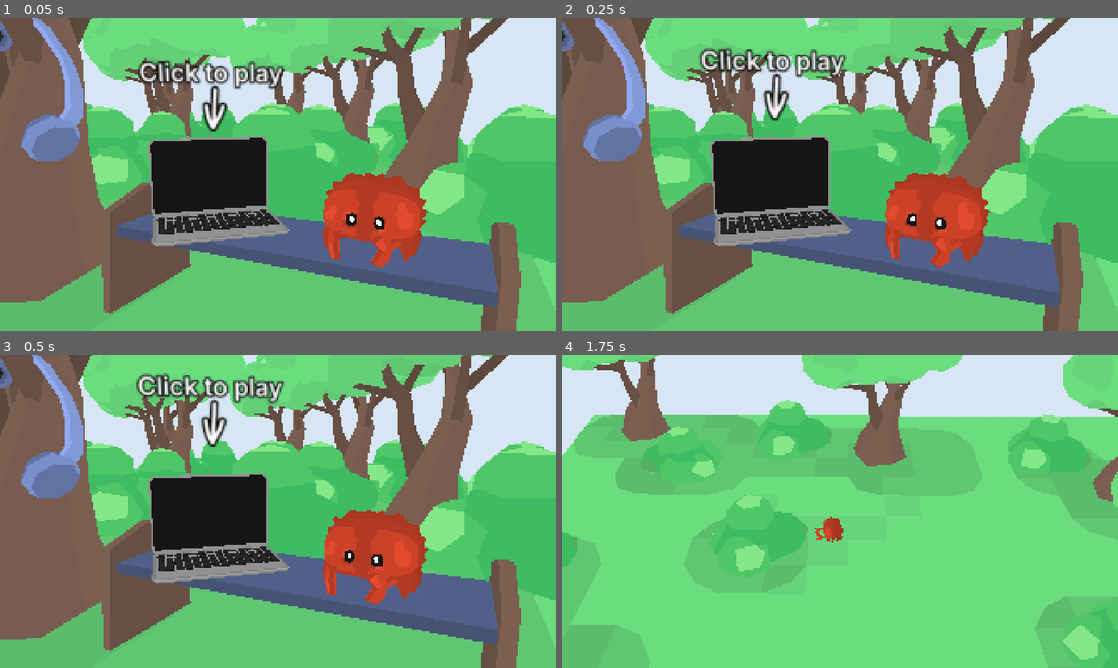
Above: before the commit, frames 1-4 (two rows, left to right).
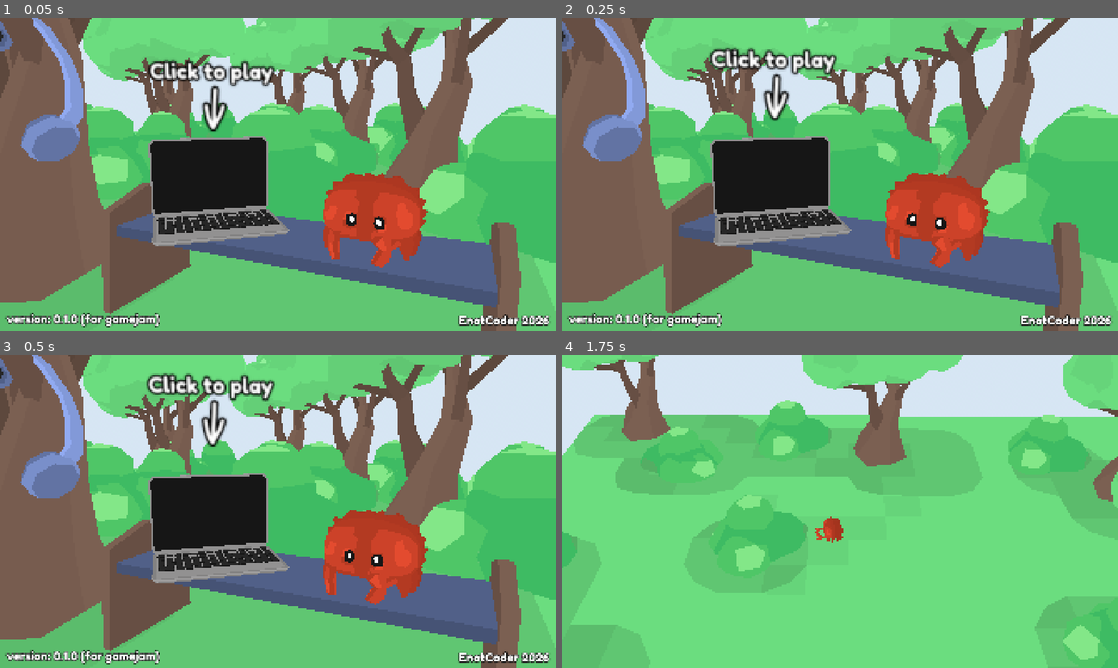
Above: after the commit, the same moments.

Repository: EnotCoder/my_friend_is_fgoty
Game: Godot game, scene res://scenes/main.tscn
Same seed, same stepped clock (60 frames per second), same inputs: the game is played once before the commit and once after it.
Inputs (mouse positions are in pixels of both pictures, inside the frame that each line leads up to):
- Up to frame 1 (0.05 s): no input
- Up to frame 2 (0.25 s): no input
- Up to frame 3 (0.5 s): no input
- Up to frame 4 (1.75 s): move the mouse to (962, 495) at 0.52 s; tap A (A) at 0.6, 1.55 s; click (962, 495) at 0.67 s; tap S (S) at 0.8, 1.35 s; move the mouse to (728, 527) at 1.27 s; click (728, 527) at 1.42 s

The runs differ from the first frame. In frame 1, 2.6% of the frame differs, in the area x 0-100%, y 13-99%; in frame 2, 2.7%; in frame 3, 2.7%, in the area x 0-100%, y 5-99%; in frame 4, nothing differs.

Commit message:
add text and font

Diff:
--- a/action_scene/player.tscn
+++ b/action_scene/player.tscn
@@ -3,6 +3,97 @@
 [ext_resource type="ArrayMesh" uid="uid://b2xqyvwksgquv" path="res://meshes/rust.res" id="1_3n37v"]
 [ext_resource type="Script" uid="uid://0j34jvgvhvbk" path="res://scripts/player/player.gd" id="1_o3x7v"]
 [ext_resource type="Script" uid="uid://dwefwf7k7rxpj" path="res://scripts/player/fall_part.gd" id="2_gmi33"]
+[ext_resource type="FontFile" uid="uid://bhielboa5e5rv" path="res://ui/font.ttf" id="3_gbxs5"]
+
+[sub_resource type="Animation" id="Animation_gbxs5"]
+length = 0.001
+tracks/0/type = "value"
+tracks/0/imported = false
+tracks/0/enabled = true
+tracks/0/path = NodePath("poor_crab:scale")
+tracks/0/interp = 1
+tracks/0/loop_wrap = true
+tracks/0/keys = {
+"times": PackedFloat32Array(0),
+"transitions": PackedFloat32Array(1),
+"update": 0,
+"values": [Vector2(1e-05, 1e-05)]
+}
+tracks/1/type = "value"
+tracks/1/imported = false
+tracks/1/enabled = true
+tracks/1/path = NodePath("you_bad:scale")
+tracks/1/interp = 1
+tracks/1/loop_wrap = true
+tracks/1/keys = {
+"times": PackedFloat32Array(0),
+"transitions": PackedFloat32Array(1),
+"update": 0,
+"values": [Vector2(0, 0)]
+}
+
+[sub_resource type="Animation" id="Animation_gnbup"]
+resource_name = "fade_in"
+length = 0.6
+tracks/0/type = "value"
+tracks/0/imported = false
+tracks/0/enabled = true
+tracks/0/path = NodePath("poor_crab:scale")
+tracks/0/interp = 1
+tracks/0/loop_wrap = true
+tracks/0/keys = {
+"times": PackedFloat32Array(0, 0.19999999),
+"transitions": PackedFloat32Array(1, 1),
+"update": 0,
+"values": [Vector2(1e-05, 1e-05), Vector2(1, 1)]
+}
+tracks/1/type = "value"
+tracks/1/imported = false
+tracks/1/enabled = true
+tracks/1/path = NodePath("you_bad:scale")
+tracks/1/interp = 1
+tracks/1/loop_wrap = true
+tracks/1/keys = {
+"times": PackedFloat32Array(0.4, 0.6),
+"transitions": PackedFloat32Array(1, 1),
+"update": 0,
+"values": [Vector2(0, 0), Vector2(1, 1)]
+}
+
+[sub_resource type="Animation" id="Animation_if2w1"]
+resource_name = "fade_out"
+length = 0.19999999999999998
+tracks/0/type = "value"
+tracks/0/imported = false
+tracks/0/enabled = true
+tracks/0/path = NodePath("you_bad:scale")
+tracks/0/interp = 1
+tracks/0/loop_wrap = true
+tracks/0/keys = {
+"times": PackedFloat32Array(0, 0.2),
+"transitions": PackedFloat32Array(1, 1),
+"update": 0,
+"values": [Vector2(1, 1), Vector2(1e-05, 1e-05)]
+}
+tracks/1/type = "value"
+tracks/1/imported = false
+tracks/1/enabled = true
+tracks/1/path = NodePath("poor_crab:scale")
+tracks/1/interp = 1
+tracks/1/loop_wrap = true
+tracks/1/keys = {
+"times": PackedFloat32Array(0, 0.2),
+"transitions": PackedFloat32Array(1, 1),
+"update": 0,
+"values": [Vector2(1, 1), Vector2(1e-05, 1e-05)]
+}
+
+[sub_resource type="AnimationLibrary" id="AnimationLibrary_3b8k8"]
+_data = {
+&"RESET": SubResource("Animation_gbxs5"),
+&"fade_in": SubResource("Animation_gnbup"),
+&"fade_out": SubResource("Animation_if2w1")
+}
 
 [sub_resource type="SphereShape3D" id="SphereShape3D_jmwk8"]
 radius = 0.23629375
@@ -13,6 +104,59 @@
 [node name="fall_part" type="Node3D" parent="." unique_id=1983341158]
 script = ExtResource("2_gmi33")
 
+[node name="ui" type="Control" parent="fall_part" unique_id=2111695533]
+layout_mode = 3
+anchors_preset = 15
+anchor_right = 1.0
+anchor_bottom = 1.0
+grow_horizontal = 2
+grow_vertical = 2
+mouse_filter = 2
+
+[node name="poor_crab" type="Label" parent="fall_part/ui" unique_id=1793651589]
+layout_mode = 1
+anchors_preset = 8
+anchor_left = 0.5
+anchor_top = 0.5
+anchor_right = 0.5
+anchor_bottom = 0.5
+offset_left = -286.0
+offset_top = -48.5
+offset_right = 286.0
+offset_bottom = 48.5
+grow_horizontal = 2
+grow_vertical = 2
+scale = Vector2(1e-05, 1e-05)
+theme_override_colors/font_color = Color(1, 0, 0, 1)
+theme_override_colors/font_outline_color = Color(0, 0, 0, 1)
+theme_override_constants/outline_size = 20
+theme_override_fonts/font = ExtResource("3_gbxs5")
+theme_override_font_sizes/font_size = 80
+text = "poor little crab"
+
+[node name="you_bad" type="Label" parent="fall_part/ui" unique_id=1020942526]
+layout_mode = 1
+anchors_preset = 8
+anchor_left = 0.5
+anchor_top = 0.5
+anchor_right = 0.5
+anchor_bottom = 0.5
+offset_left = -206.0
+offset_top = 54.0
+offset_right = 206.0
+offset_bottom = 103.0
+grow_horizontal = 2
+grow_vertical = 2
+scale = Vector2(1e-05, 1e-05)
+theme_override_colors/font_outline_color = Color(0, 0, 0, 1)
+theme_override_constants/outline_size = 20
+theme_override_fonts/font = ExtResource("3_gbxs5")
+theme_override_font_sizes/font_size = 40
+text = "You are a bad person."
+
+[node name="AnimationPlayer" type="AnimationPlayer" parent="fall_part/ui" unique_id=1587196252]
+libraries/ = SubResource("AnimationLibrary_3b8k8")
+
 [node name="Rust" type="MeshInstance3D" parent="." unique_id=986938546]
 mesh = ExtResource("1_3n37v")
 
--- a/scenes/main.tscn
+++ b/scenes/main.tscn
@@ -15,6 +15,7 @@
 [ext_resource type="ArrayMesh" uid="uid://bdhhbtiu5dm2q" path="res://meshes/mac/mac_screen_off.res" id="10_trceg"]
 [ext_resource type="ArrayMesh" uid="uid://dmilmd6q542gb" path="res://meshes/mac/mac_screen_on.res" id="11_a8y0u"]
 [ext_resource type="Script" uid="uid://ckl1s2fqx2r1g" path="res://scripts/menu/text_to_play.gd" id="11_jkv2x"]
+[ext_resource type="FontFile" uid="uid://bhielboa5e5rv" path="res://ui/font.ttf" id="16_jbj1t"]
 
 [sub_resource type="ProceduralSkyMaterial" id="ProceduralSkyMaterial_272bh"]
 sky_top_color = Color(0.8263835, 0.9028206, 0.96717495, 1)
@@ -179,3 +180,47 @@
 
 [node name="AnimationPlayer" type="AnimationPlayer" parent="Rust" unique_id=125760713]
 libraries/ = SubResource("AnimationLibrary_5vw27")
+
+[node name="ui" type="Control" parent="." unique_id=142827029]
+layout_mode = 3
+anchors_preset = 15
+anchor_right = 1.0
+anchor_bottom = 1.0
+grow_horizontal = 2
+grow_vertical = 2
+mouse_filter = 2
+
+[node name="version" type="Label" parent="ui" unique_id=966530347]
+layout_mode = 1
+anchors_preset = -1
+anchor_left = 0.011458334
+anchor_top = 0.9851852
+anchor_right = 0.011458334
+anchor_bottom = 0.9851852
+offset_top = -42.0
+offset_right = 402.0
+grow_vertical = 0
+theme_override_colors/font_outline_color = Color(0, 0, 0, 1)
+theme_override_constants/outline_size = 12
+theme_override_fonts/font = ExtResource("16_jbj1t")
+theme_override_font_sizes/font_size = 40
+text = "version: 0.1.0 (for gamejam)"
+metadata/_edit_use_anchors_ = true
+
+[node name="version2" type="Label" parent="ui" unique_id=1065413455]
+layout_mode = 1
+anchors_preset = -1
+anchor_left = 0.98802084
+anchor_top = 0.9898148
+anchor_right = 0.98802084
+anchor_bottom = 0.9898148
+offset_left = -313.0
+offset_top = -49.0
+grow_horizontal = 0
+grow_vertical = 0
+theme_override_colors/font_outline_color = Color(0, 0, 0, 1)
+theme_override_constants/outline_size = 12
+theme_override_fonts/font = ExtResource("16_jbj1t")
+theme_override_font_sizes/font_size = 40
+text = "EnotCoder 2026"
+metadata/_edit_use_anchors_ = true
--- a/scripts/player/fall_part.gd
+++ b/scripts/player/fall_part.gd
@@ -1,14 +1,23 @@
 extends Node3D
 
 const GLOBAL_FALL_LINE: float = -4.408;
-const GLOBAL_TP_FALL_LINE: float = -16.408;
+const GLOBAL_TP_FALL_LINE: float = -30.408;
+
+@onready var animation_player: AnimationPlayer = $ui/AnimationPlayer
+
+var show_ui: bool = false;
 
 func _process(_delta: float) -> void:
 	if get_parent().global_position.y <= GLOBAL_TP_FALL_LINE:
 		get_parent().set_standart_level_position();
+		show_ui = false;
+		animation_player.play("fade_out");
 
 func is_on_grass() -> bool:
 	if get_parent().global_position.y <= GLOBAL_FALL_LINE:
+		if not show_ui:
+			animation_player.play("fade_in");
+			show_ui = true;
 		return false;
 
 	return true;
Binary file added: ui/font.ttf
Not shown, added: ui/font.ttf.import
Binary file changed: ui/text_to_click.png
Binary file changed: ui/text_to_play.png
